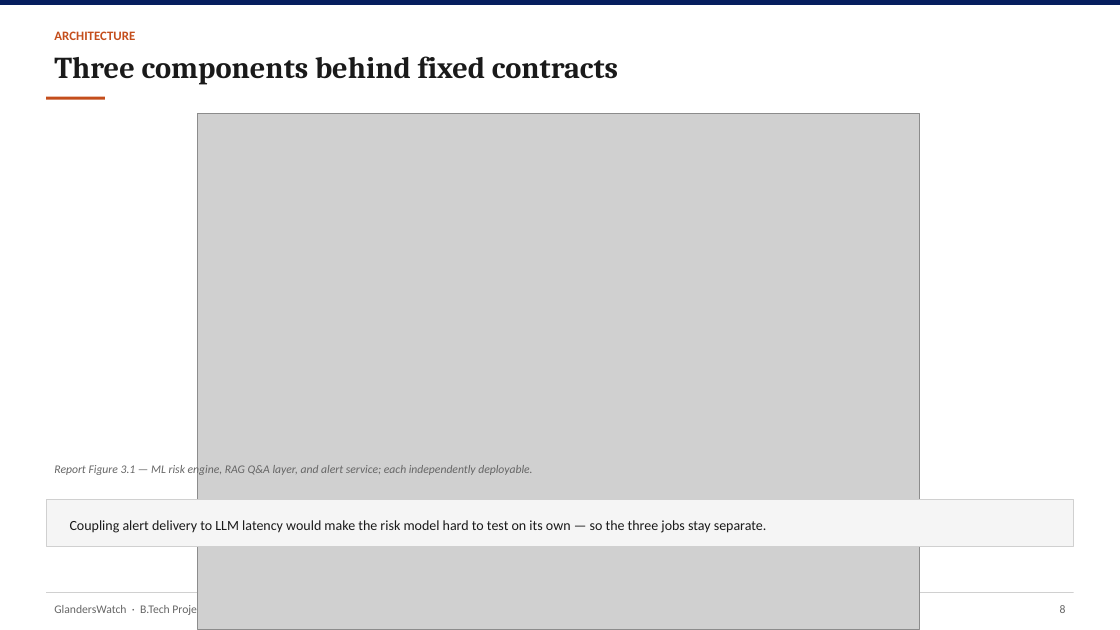
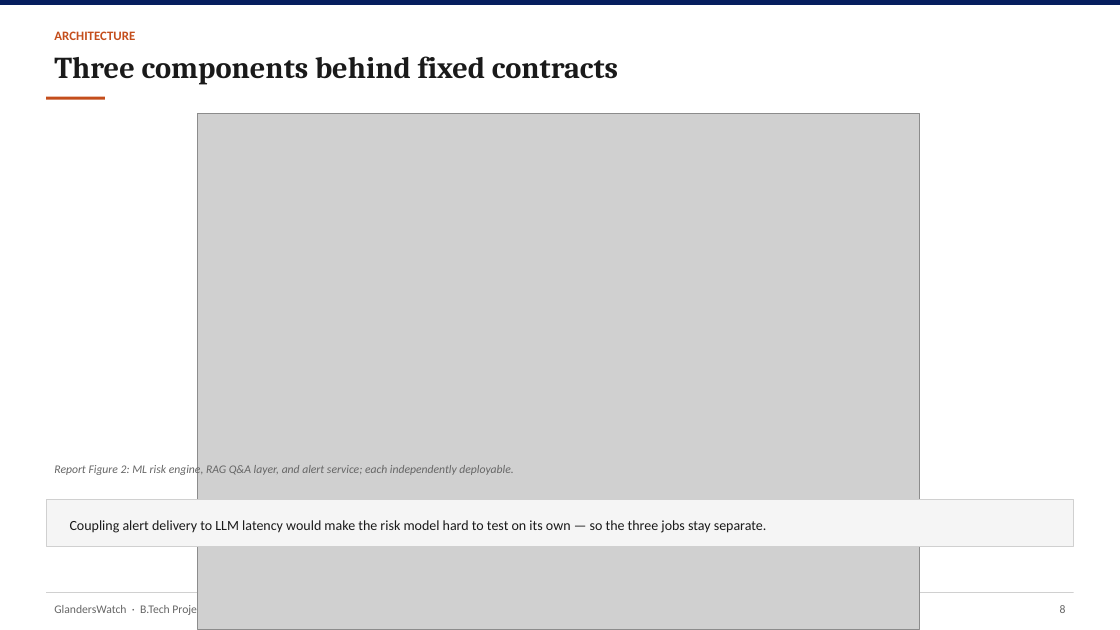
Before and after one commit to YuvrajSingh-mist/glandersWatch, a slide deck: slide 9 of slides/GlandersWatch_Deck.pptx. Drawn at 1120x630 pixels with LibreOffice and Linux fonts; fonts in the diff are those of the drawing; grey boxes stand for pictures. Boxes give left, top, right and bottom in pixels: in the first picture for what was removed or moved away, otherwise in the second. Text is boxed around its words. In the diff, an @@ line names an element or a change of style, - is before the commit and + after.

Commit message:
Align deck figure captions with continuous report numbering

```diff
--- a/slides/GlandersWatch_Deck.pptx
+++ b/slides/GlandersWatch_Deck.pptx
@@ text at box(54, 463, 513, 476): text changed @@
-Report Figure 3.1 — ML risk engine, RAG Q&A layer, and alert service; each independently deployable.
+Report Figure 2: ML risk engine, RAG Q&A layer, and alert service; each independently deployable.
```
Also in this commit, not shown: 6 other slides changed, 1 other file.
